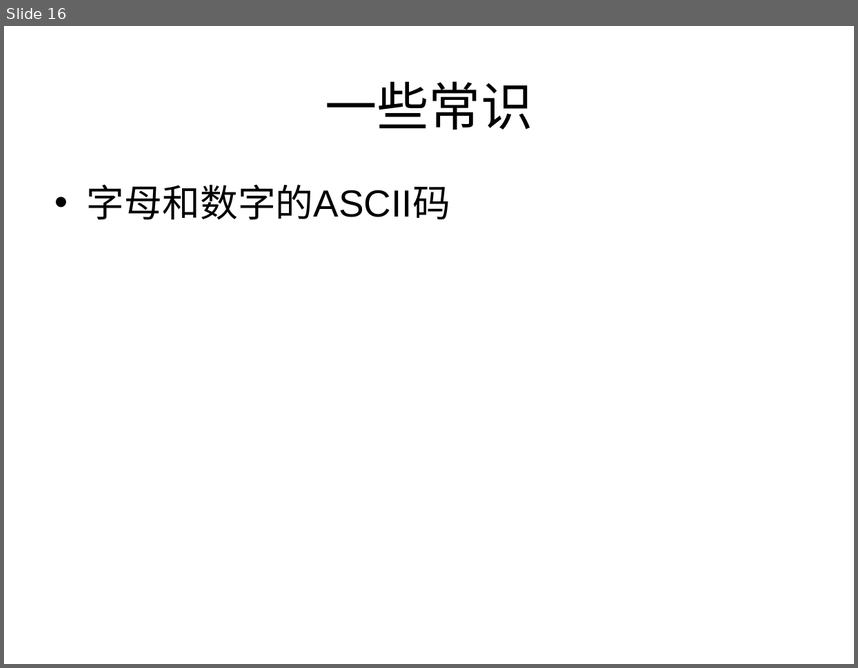
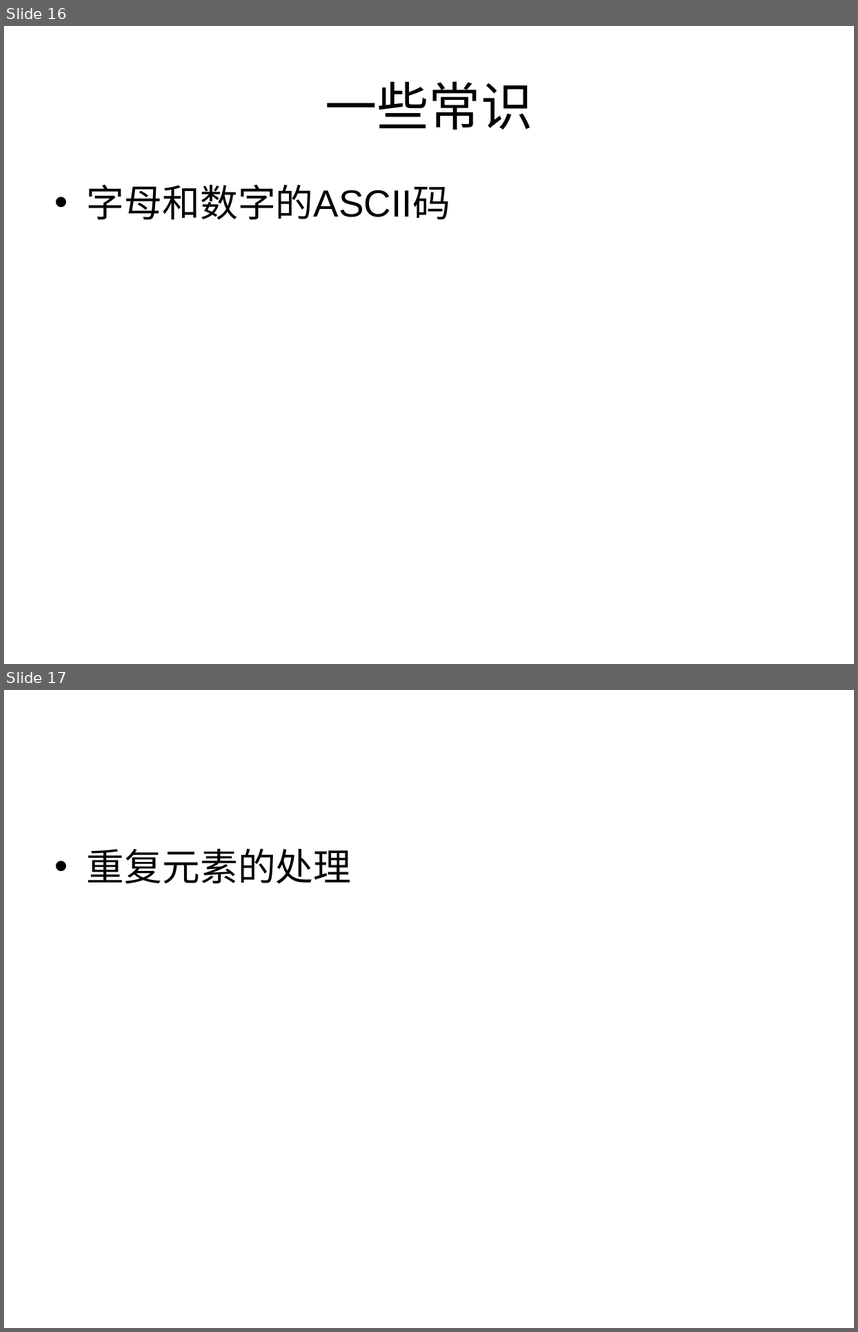
Before and after one commit to houjingbiao/leetcode, a slide deck: solutions/conclusion.ppt. Shown one above the other, each under a label of ours: slide 16 before the commit, slides 16 and 17 after it. The pictures are 858x668 and 858x1332 pixels, drawn with LibreOffice and Linux fonts; fonts in the diff are those of the drawing. Boxes give left, top, right and bottom in pixels: in the first picture for what was removed or moved away, otherwise in the second. Text is boxed around its words. In the diff, an @@ line names an element or a change of style, - is before the commit and + after.

```diff
--- a/solutions/conclusion.ppt
+++ b/solutions/conclusion.ppt
@@ slide 17 added at bbox=[4, 690, 854, 1328], background #FFFFFF @@
@@ text added at bbox=[87, 849, 351, 884], 32 pt, text #000000 @@
+• 重复元素的处理
```
Also in this commit, not shown: 1 other slide added, 2 other files.
